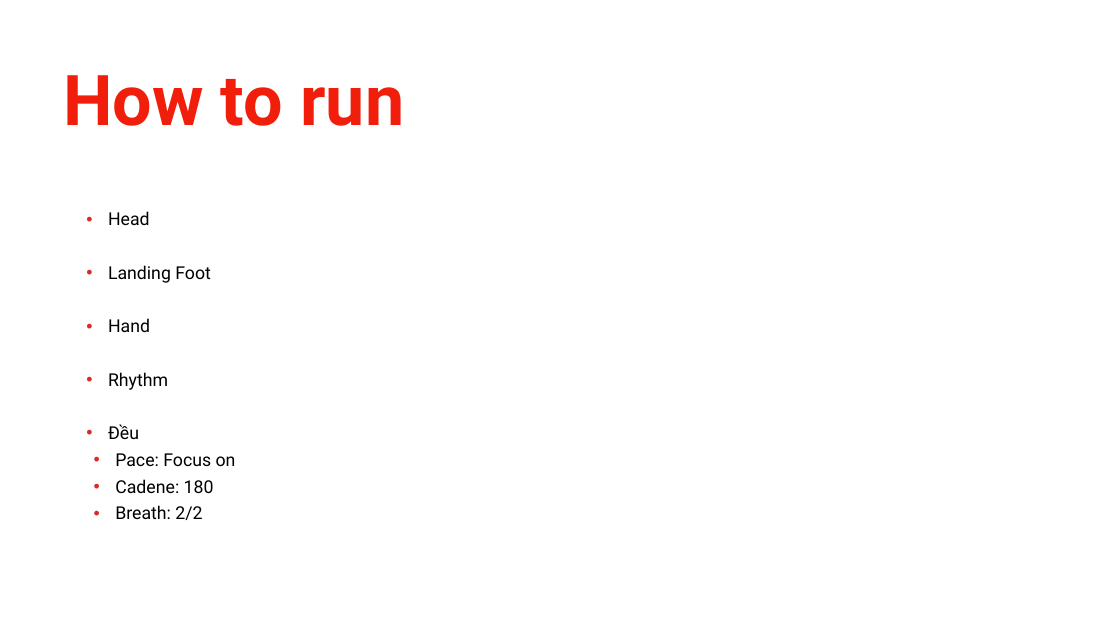
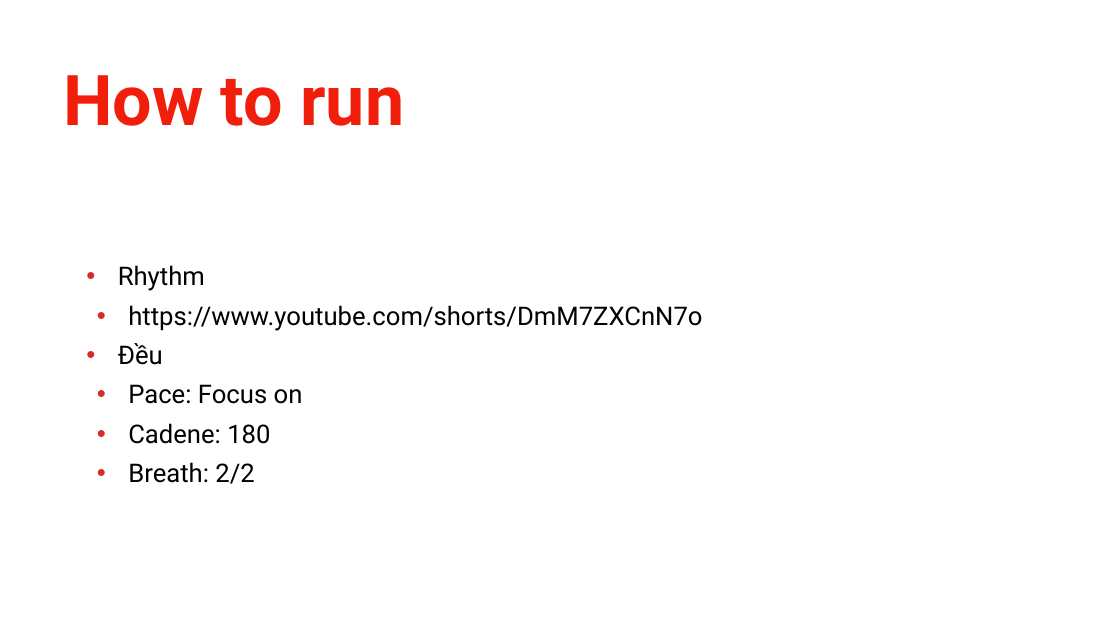
Before and after one commit to khanhnguyen18/running, a slide deck: slide 7 of Running.pptx (slide 6 before the commit). Drawn at 1120x630 pixels with LibreOffice and Linux fonts; fonts in the diff are those of the drawing; background and template pictures are left out. Boxes give left, top, right and bottom in pixels: in the first picture for what was removed or moved away, otherwise in the second. Text is boxed around its words. In the diff, an @@ line names an element or a change of style, - is before the commit and + after.

```diff
--- a/Running.pptx
+++ b/Running.pptx
@@ text at (108,211,211,332): paragraphs removed @@
-• Head
-• Landing Foot
-• Hand
@@ text at (118,265,303,484): size 30.4 to 44 pt in "Rhythm", "Đều", "Pace: Focus on", "Cadene: 180" and 1 more places; indent changed; more space between paragraphs @@
@@ text at (128,305,702,331): paragraph added @@
+  • https://www.youtube.com/shorts/DmM7ZXCnN7o
```
Also in this commit, not shown: 3 other slides changed, 3 slides added, 2 slides removed, 1 other file.
